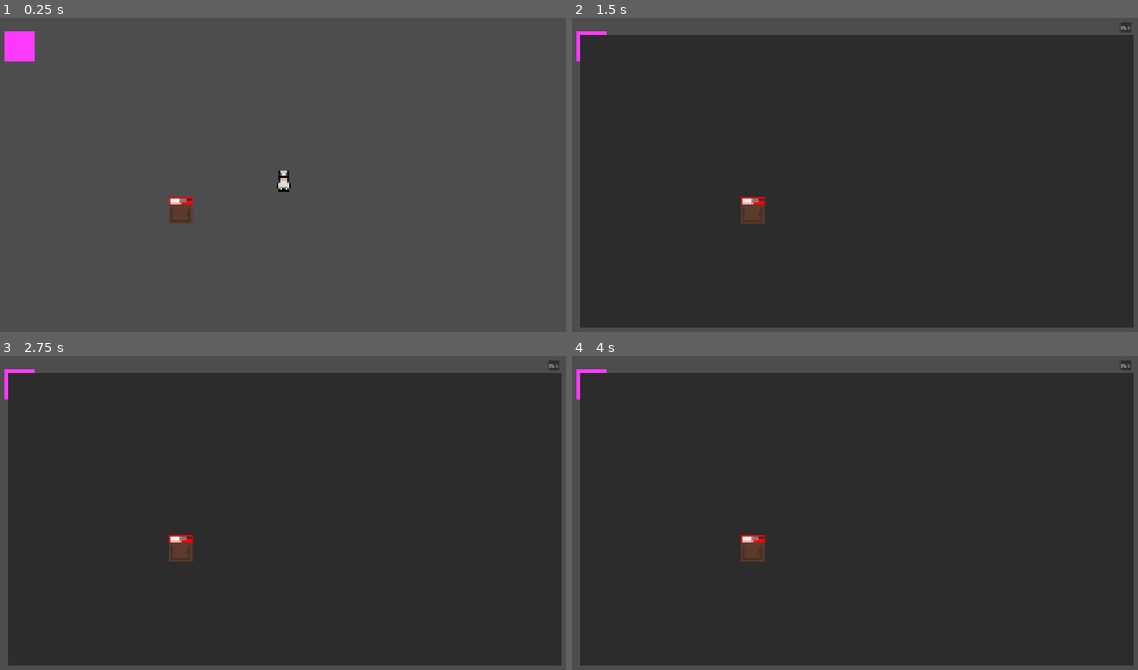
Above: before the commit, frames 1-4 (two rows, left to right).
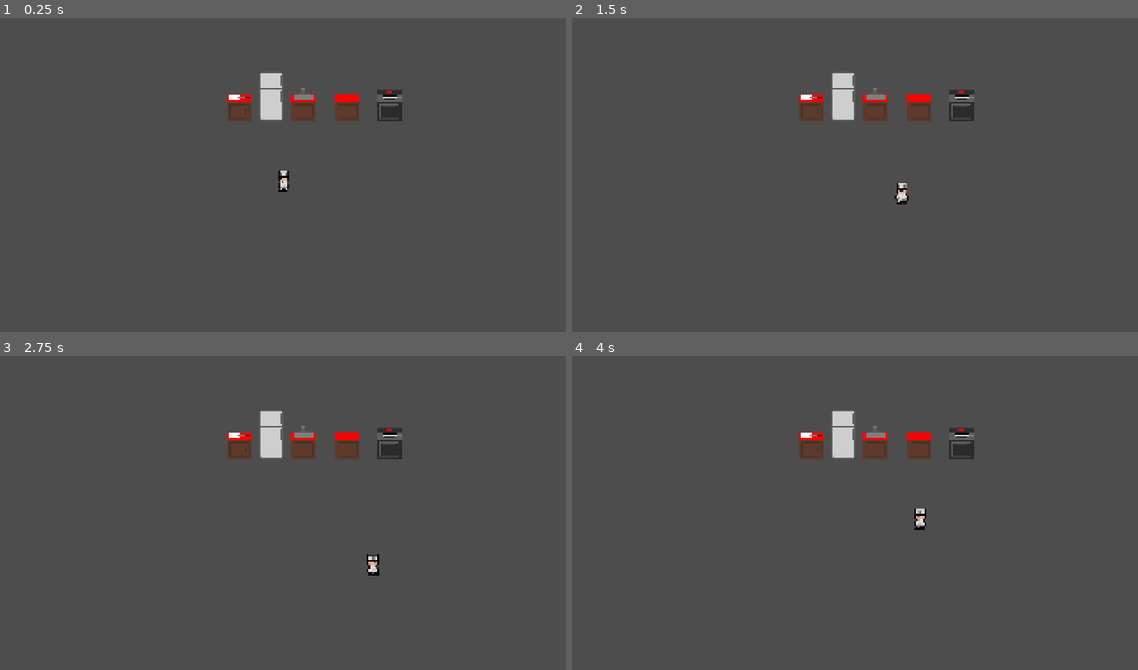
Above: after the commit, the same moments.

Repository: b1gd3vd0g/soup-kitchen
Game: Godot game, scene res://main.tscn
Two runs of this game, one before a commit and one after it. Both use one fixed random seed, a clock stepped at 60 frames per second and the inputs below.
Inputs (mouse positions are in pixels of both pictures, inside the frame that each line leads up to):
- Up to frame 1 (0.25 s): no input
- Up to frame 2 (1.5 s): tap Enter at 0.5 s; move the mouse to (985, 165) at 0.52 s; hold D (move_right) 0.53-1.28 s; hold Space (interact) 0.53-1.28 s; tap Q (return_to_kitchen) at 0.8, 1.35 s; move the mouse to (736, 196) at 1.27 s; hold S (move_down) from 1.28 s (still down)
- Up to frame 3 (2.75 s): tap Space (interact) at 1.55 s; move the mouse to (339, 447) at 2.02 s; release S (move_down) at 2.03 s; hold D (move_right) from 2.03 s (still down); hold Space (interact) from 2.03 s (still down); tap Q (return_to_kitchen) at 2.3 s
- Up to frame 4 (4 s): move the mouse to (826, 585) at 2.77 s; release D (move_right) at 2.78 s; release Space (interact) at 2.78 s; hold W (move_up) 2.78-3.53 s; tap Q (return_to_kitchen) at 2.85, 3.8 s; tap Space (interact) at 3.05 s; move the mouse to (1030, 569) at 3.52 s; hold A (move_left) from 3.53 s (still down); hold Space (interact) from 3.53 s (still down)

The runs differ from the first frame. In frame 1, 2.8% of the frame differs, in the area x 0-72%, y 4-66%; in frame 2, 91%; in frame 3, 91%; in frame 4, 91%, in the area x 0-100%, y 1-99%.

Commit message:
configure an ugly kitchen with all diff types of counters which each work for their intended purpose.

Diff:
--- a/chef.gd
+++ b/chef.gd
@@ -51,5 +51,3 @@
 
 	# Actually move the guy.
 	move_and_collide(chef_velocity * delta)
-	#position += chef_velocity * delta
-	#position = position.clamp(bound_a, bound_b)
--- a/chef.tscn
+++ b/chef.tscn
@@ -163,10 +163,9 @@
 
 [node name="Sprite" type="AnimatedSprite2D" parent="."]
 sprite_frames = SubResource("SpriteFrames_fio5r")
-animation = &"walk_up"
+animation = &"walk_left"
 
 [node name="BoundingBox" type="CollisionShape2D" parent="."]
-position = Vector2(-2, 0)
 shape = SubResource("RectangleShape2D_j8bwy")
 
 [node name="ActionIcon" type="AnimatedSprite2D" parent="."]
--- a/counter.gd
+++ b/counter.gd
@@ -1,26 +1,57 @@
+"""
+A Counter is a versatile class that has these primary functionalities:
+1) It is a decoration that makes the scene appear more like a kitchen.
+2) It acts as a barrier that the Chef cannot walk through.
+3) Certain counters (CUTTING_BOARD and STOVE) can be interacted with to launch
+minigames.
+"""
 extends Node2D
 
+## The types of counters that can be drawn.
 enum CounterType {
 	CUTTING_BOARD,
 	FRIDGE,
 	SINK,
 	STANDARD,
-	STOVE_OFF,
-	STOVE_ON
+	STOVE
 }
 
-@export var type: CounterType = CounterType.STANDARD
+@export var type: CounterType
 
-@export var filepath: String
+var minigame_filepath: String = ""
 
 var has_chef: bool = false
 
-func start_minigame(filepath: String) -> void:
-	get_tree().change_scene_to_file("res://minigames/CatchTheIngredients/Main.tscn")
+## This function prepares the counter, based on its given `type`. It will:
+## 1) Configure the sprite properly
+## 2)
+func _ready() -> void:
+	# Set the minigame filepath (when required) and the animation.
+	var animation
+	match type:
+		CounterType.CUTTING_BOARD:
+			minigame_filepath = "res://minigames/ChopTheVeggie/Main.tscn"
+			animation = "cutting_board"
+		CounterType.FRIDGE:
+			animation = "fridge"
+		CounterType.SINK:
+			animation = "sink"
+		CounterType.STANDARD:
+			animation = "standard"
+		CounterType.STOVE:
+			minigame_filepath = "res://minigames/FryTheMeat/Main.tscn"
+			animation = "stove"
+	# Make sure to actually apply the animation:
+	$Sprite.animation = animation
+	if not minigame_filepath:
+		$InteractionArea.hide()
+
+func start_minigame() -> void:
+	get_tree().change_scene_to_file(minigame_filepath)
 
 func _process(delta: float) -> void:
 	if Input.is_action_just_pressed("interact") and has_chef:
-		start_minigame(":)")
+		start_minigame()
 
 
 func _on_interaction_area_body_entered(body: Node2D) -> void:
--- a/counter.tscn
+++ b/counter.tscn
@@ -22,11 +22,7 @@
 atlas = ExtResource("2_br5gr")
 region = Rect2(0, 0, 88, 168)
 
-[sub_resource type="AtlasTexture" id="AtlasTexture_rr7rd"]
-atlas = ExtResource("2_br5gr")
-region = Rect2(0, 168, 88, 168)
-
-[sub_resource type="AtlasTexture" id="AtlasTexture_6r0oo"]
+[sub_resource type="AtlasTexture" id="AtlasTexture_xsn3b"]
 atlas = ExtResource("2_br5gr")
 region = Rect2(88, 168, 88, 168)
 
@@ -66,18 +62,10 @@
 }, {
 "frames": [{
 "duration": 1.0,
-"texture": SubResource("AtlasTexture_rr7rd")
+"texture": SubResource("AtlasTexture_xsn3b")
 }],
 "loop": true,
-"name": &"stove_off",
-"speed": 5.0
-}, {
-"frames": [{
-"duration": 1.0,
-"texture": SubResource("AtlasTexture_6r0oo")
-}],
-"loop": true,
-"name": &"stove_on",
+"name": &"stove",
 "speed": 5.0
 }]
 
--- a/kitchen.gd
+++ b/kitchen.gd
@@ -10,18 +10,12 @@
 	$Chef.listen(fr)
 
 func interact() -> void:
-	#if $Chef.listening and not $Chef/ActionIcon.hidden:
-		$MinigameWindow.show()
+	pass
 
 func _ready() -> void:
 	$Shape.shape.size = get_viewport_rect().size
 	$Chef.set_bounds($Shape.shape.size)
 	$MinigameWindow.hide()
-
-func _process(_delta: float) -> void:
-	if Input.is_action_pressed("interact"):
-		print("interacted")
-		interact()
 
 ## This function makes it so that the "interact" input will work.
 func _on_interactable_zone_body_entered(body: Node2D) -> void:
--- a/kitchen.tscn
+++ b/kitchen.tscn
@@ -8,35 +8,12 @@
 [sub_resource type="RectangleShape2D" id="RectangleShape2D_ipk1y"]
 size = Vector2(1920, 1080)
 
-[sub_resource type="RectangleShape2D" id="RectangleShape2D_xsyy8"]
-size = Vector2(100, 100)
-
 [node name="Kitchen" type="Area2D"]
 script = ExtResource("1_ipk1y")
 
 [node name="Shape" type="CollisionShape2D" parent="."]
 position = Vector2(960, 540)
 shape = SubResource("RectangleShape2D_ipk1y")
-
-[node name="InteractableZone" type="Area2D" parent="."]
-
-[node name="Shape" type="CollisionShape2D" parent="InteractableZone"]
-position = Vector2(100, 100)
-shape = SubResource("RectangleShape2D_xsyy8")
-
-[node name="ColorRect" type="ColorRect" parent="InteractableZone/Shape"]
-anchors_preset = 8
-anchor_left = 0.5
-anchor_top = 0.5
-anchor_right = 0.5
-anchor_bottom = 0.5
-offset_left = -50.0
-offset_top = -50.0
-offset_right = 50.0
-offset_bottom = 50.0
-grow_horizontal = 2
-grow_vertical = 2
-color = Color(1, 0.227451, 1, 1)
 
 [node name="Chef" parent="." instance=ExtResource("1_vloss")]
 position = Vector2(960, 540)
@@ -55,11 +32,23 @@
 grow_horizontal = 1
 grow_vertical = 1
 
-[node name="Counter" parent="." instance=ExtResource("4_kdutl")]
-position = Vector2(624, 600)
+[node name="CuttingBoard" parent="." instance=ExtResource("4_kdutl")]
+position = Vector2(816, 264)
+
+[node name="Fridge" parent="." instance=ExtResource("4_kdutl")]
+position = Vector2(920, 264)
 type = 1
-filepath = "res://minigames/CatchTheIngredients"
 
-[connection signal="body_entered" from="InteractableZone" to="." method="_on_interactable_zone_body_entered"]
-[connection signal="body_exited" from="InteractableZone" to="." method="_on_interactable_zone_body_exited"]
+[node name="Sink" parent="." instance=ExtResource("4_kdutl")]
+position = Vector2(1024, 264)
+type = 2
+
+[node name="Standard" parent="." instance=ExtResource("4_kdutl")]
+position = Vector2(1168, 264)
+type = 3
+
+[node name="Stove" parent="." instance=ExtResource("4_kdutl")]
+position = Vector2(1304, 264)
+type = 4
+
 [connection signal="exit_minigame" from="MinigameWindow" to="." method="_on_minigame_window_exit_minigame"]
--- /dev/null
+++ b/kitchen_stat.gd
@@ -0,0 +1 @@
+extends Node
--- a/project.godot
+++ b/project.godot
@@ -18,6 +18,7 @@
 [autoload]
 
 IngredientsTracker="*res://src/ingredients_tracker.gd"
+KitchenStat="*res://kitchen_stat.gd"
 
 [display]
 
@@ -50,7 +51,6 @@
 "events": [Object(InputEventKey,"resource_local_to_scene":false,"resource_name":"","device":-1,"window_id":0,"alt_press …(192 unchanged characters)…
 ]
 }
-
 move_left={
 "deadzone": 0.2,
 "events": [Object(InputEventKey,"resource_local_to_scene":false,"resource_name":"","device":-1,"window_id":0,"alt_press …(191 unchanged characters)…
@@ -64,12 +64,6 @@
 ]
 }
 
-return_to_kitchen={
-"deadzone": 0.2,
-"events": [Object(InputEventKey,"resource_local_to_scene":false,"resource_name":"","device":-1,"window_id":0,"alt_pressed":false,"shift_pressed":false,"ctrl_pressed":false,"meta_pressed":false,"pressed":false,"keycode":0,"physical_keycode":81,"key_label":0,"unicode":113,"location":0,"echo":false,"script":null)
-]
-}
-
 [rendering]
 
 renderer/rendering_method="gl_compatibility"
Not shown: 1 places in counter.tscn that only renumber resources
Not shown: 1 places in kitchen.tscn that only renumber resources
Not shown, added: kitchen_stat.gd.uid
Binary file changed: sprites/counters.png
Binary file added: sprites/fire.png
Not shown, added: sprites/fire.png.import
Binary file removed: sprites/istockphoto-1359767310-612x612.jpg
Binary file added: sprites/pot.png
Not shown, changed: sprites/pot.png.import
